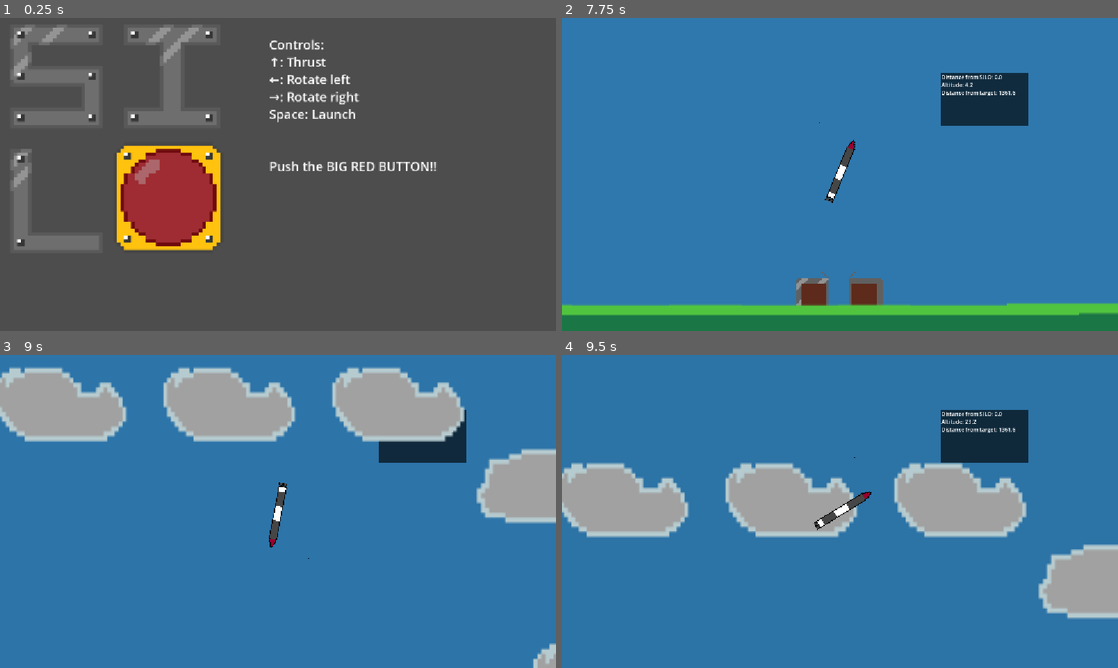
Above: before the commit, frames 1-4 (two rows, left to right).
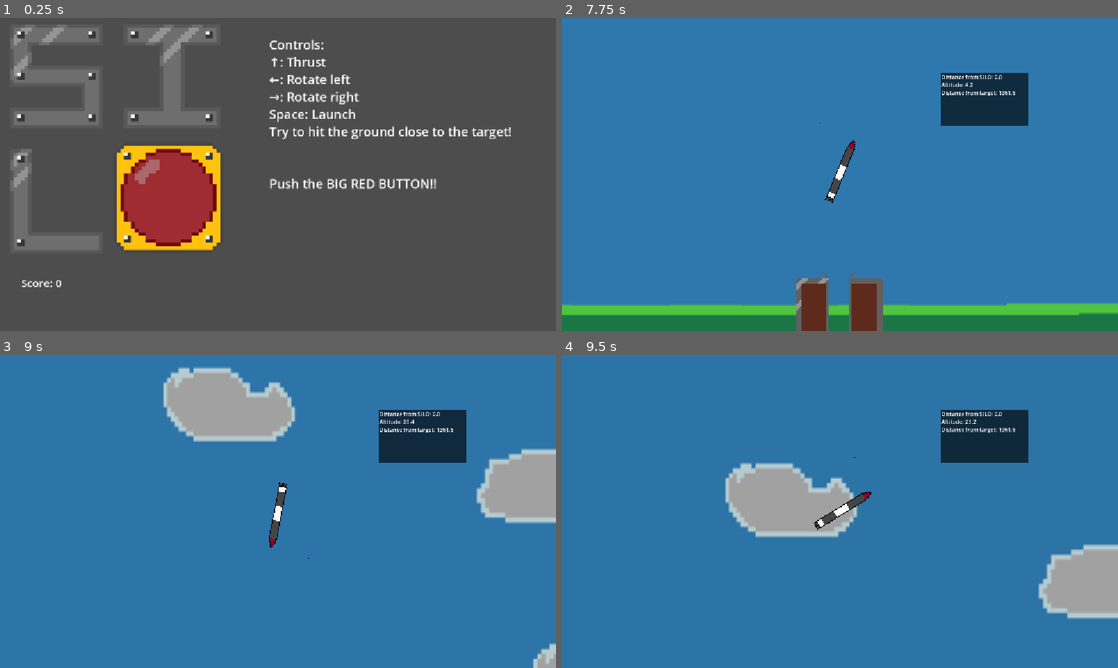
Above: after the commit, the same moments.

Repository: moocow-web/silogame
Game: Godot game, scene res://home.tscn
Two runs of this game, one before a commit and one after it. Both use one fixed random seed, a clock stepped at 60 frames per second and the inputs below.
Inputs (mouse positions are in pixels of both pictures, inside the frame that each line leads up to):
- Up to frame 1 (0.25 s): no input
- Up to frame 2 (7.75 s): tap Enter (ui_accept) at 0.5, 0.77, 1.25, 1.52, 2, 2.75, 3.02, 3.5, 3.77, 4.25, 4.52, 6.02, 6.77, 7.52 s; move the mouse to (962, 158) at 0.52 s; hold Right (ui_right) 0.53-1.28 s; tap Alt every 1.5 s from 0.6 to 6.6 s; click (962, 158) at 0.67 s; move the mouse to (728, 190) at 1.27 s; hold Down 1.28-2.03 s; tap Shift every 1.5 s from 1.35 to 7.35 s; move the mouse to (895, 105) at 2.02 s; hold Right (ui_right) 2.03-2.78 s; move the mouse to (812, 237) at 2.77 s; hold Up (ui_up) 2.78-3.53 s; click (812, 237) at 2.92 s; move the mouse to (1006, 221) at 3.52 s; hold Left (ui_left) 3.53-5.03 s; move the mouse to (673, 127) at 4.27 s; move the mouse to (867, 174) at 5.02 s; hold Down 5.03-5.78 s; click (867, 174) at 5.17 s; move the mouse to (756, 96) at 5.77 s; hold Right (ui_right) 5.78-6.53 s; move the mouse to (962, 158) at 6.52 s; hold Up (ui_up) 6.53-7.28 s; move the mouse to (728, 190) at 7.27 s; hold Right (ui_right) from 7.28 s (still down); click (728, 190) at 7.42 s
- Up to frame 3 (9 s): move the mouse to (422, 436) at 8.02 s; release Right (ui_right) at 8.03 s; hold Down 8.03-8.78 s; tap Alt at 8.1 s; click (422, 436) at 8.17 s; move the mouse to (250, 574) at 8.77 s; hold Left (ui_left) from 8.78 s (still down); tap Shift at 8.85 s
- Up to frame 4 (9.5 s): keep holding Left (ui_left); tap Enter (ui_accept) at 9.02 s

The runs differ from the first frame. In frame 1, 1.7% of the frame differs, in the area x 4-92%, y 34-86%; in frame 2, 1.0%; in frame 3, 8.9%; in frame 4, 9.0%, in the area x 0-84%, y 34-59%.

Commit message:
added scores!

Diff:
--- /dev/null
+++ b/auto.gd
@@ -0,0 +1,4 @@
+extends Node
+var score = 0
+func _process(delta: float) -> void:
+	pass
--- a/color_rect.gd
+++ b/color_rect.gd
@@ -11,3 +11,4 @@
 	position.x += -850
 	position.y += -530
 	color = Color(0.18, 0.47, 0.68, alt)
+	print(color)
--- a/gen.gd
+++ b/gen.gd
@@ -1,6 +1,8 @@
 extends Area2D
 const SLICE = preload("uid://bx3irw6xshatd")
 const SLICE_2 = preload("uid://bbjt22h0vibu3")
+const SLICE_3 = preload("uid://b2pb0fw4irloi")
+
 var c
 # Called when the node enters the scene tree for the first time.
 func _ready() -> void:
@@ -9,14 +11,19 @@
 
 # Called every frame. 'delta' is the elapsed time since the previous frame.
 func _process(delta: float) -> void:
-	c = randi_range(1, 4)
+	c = randi_range(1, 10)
 	if position.x < 20000000 && c == 1:
 		position.x += 500
 		var slice = SLICE.instantiate()
 		slice.position = position
 		add_sibling(slice)
-	if position.x < 20000000 && c > 1:
+	if position.x < 20000000 && c == 2:
 		position.x += 500
 		var slice = SLICE_2.instantiate()
 		slice.position = position
 		add_sibling(slice)
+	if position.x < 20000000 && c > 2:
+		position.x += 500
+		var slice = SLICE_3.instantiate()
+		slice.position = position
+		add_sibling(slice)
--- a/gui.gd
+++ b/gui.gd
@@ -1,7 +1,9 @@
 extends RichTextLabel
 @onready var missile: CharacterBody2D = $"../missile"
 @onready var target: Area2D = $"../target"
+var dis = 1
 func _process(delta: float) -> void:
 	position.x = missile.position.x + 300
 	position.y = missile.position.y - 300
+	dis = snapped((target.position.x - missile.position.x) / 100, 1)
 	text = str("Distance from SILO: ", snapped(missile.position.x / 100, .1), "\nAltitude: ", snapped(missile.position.y / -100, .1), "\nDistance from target: ", snapped((target.position.x - missile.position.x) / 100, .1))
--- a/home.tscn
+++ b/home.tscn
@@ -2,6 +2,7 @@
 
 [ext_resource type="Texture2D" uid="uid://cn0hbr0p4slwh" path="res://untitled@4x.png" id="1_tt30a"]
 [ext_resource type="Script" uid="uid://uusxfhw2epny" path="res://button.gd" id="2_1ey7h"]
+[ext_resource type="Script" uid="uid://bnst8u2077n4s" path="res://rich_text_label_2.gd" id="3_o1ld7"]
 
 [node name="Node2D" type="Node2D" unique_id=761572437]
 
@@ -29,6 +30,15 @@
 ←: Rotate left
 →: Rotate right
 Space: Launch
+Try to hit the ground close to the target!
 
 
 Push the BIG RED BUTTON!!"
+
+[node name="RichTextLabel2" type="RichTextLabel" parent="." unique_id=1651517918]
+offset_left = 44.0
+offset_top = 533.0
+offset_right = 833.0
+offset_bottom = 573.0
+theme_override_font_sizes/normal_font_size = 22
+script = ExtResource("3_o1ld7")
--- a/main.gd
+++ b/main.gd
@@ -1 +1,2 @@
 extends Node2D
+var score = 0
--- a/main.tscn
+++ b/main.tscn
@@ -32,6 +32,7 @@
 texture = ExtResource("4_4c57u")
 
 [node name="silo" type="Area2D" parent="." unique_id=1447983525]
+z_index = 3
 script = ExtResource("3_7mycd")
 
 [node name="Sprite2D" type="Sprite2D" parent="silo" unique_id=519306228]
@@ -54,7 +55,7 @@
 script = ExtResource("8_5vw27")
 
 [node name="ColorRect2" type="ColorRect" parent="." unique_id=1207796938]
-z_index = -5
+z_index = -7
 offset_left = -1102.0
 offset_top = -802.0
 offset_right = 1086.0
--- a/missile.gd
+++ b/missile.gd
@@ -11,8 +11,10 @@
 var thrust = 0
 var trun = 0
 var launched = 0
+var time = 0
 const trailScene1 = preload("uid://b50xxm4xpukdk")
 const trailScene2 = preload("uid://cf4ghvv1cma2v")
+@onready var gui: RichTextLabel = $"../gui"
 func _physics_process(delta: float) -> void:
 	# -------------------------------------------
 	# Gravity
@@ -58,8 +60,9 @@
 	# -------------------------------------------
 	# debug
 	# -------------------------------------------
-	print(velocity, trun)
+	print(time)
 	trun += 1
+	time += 1
 	move_and_slide()
 	# -------------------------------------------
 	# Checks
@@ -82,4 +85,8 @@
 		velocity.y = 1000
 	if position.y > 0 && launched == 1:
 		#Runs when dead
+		# -------------------------------------------
+		# Score Calculations
+		# -------------------------------------------
+		Auto.score = gui.dis + (.1 * gui.dis) - ((time / 100) + gui.dis)
 		get_tree().change_scene_to_file("res://home.tscn")
--- a/project.godot
+++ b/project.godot
@@ -14,6 +14,10 @@
 run/main_scene="uid://krklr66px2ib"
 config/features=PackedStringArray("4.7", "Mobile")
 config/icon="res://icon.svg"
+
+[autoload]
+
+Auto="*uid://bwlietfi5sv7j"
 
 [display]
 
--- /dev/null
+++ b/rich_text_label_2.gd
@@ -0,0 +1,11 @@
+extends RichTextLabel
+
+
+# Called when the node enters the scene tree for the first time.
+func _ready() -> void:
+	pass # Replace with function body.
+
+
+# Called every frame. 'delta' is the elapsed time since the previous frame.
+func _process(delta: float) -> void:
+	text = str("Score: ", Auto.score)
--- /dev/null
+++ b/slice3.tscn
@@ -0,0 +1,10 @@
+[gd_scene format=3 uid="uid://b2pb0fw4irloi"]
+
+[ext_resource type="Texture2D" uid="uid://w7vkafq0r4rg" path="res://untitled-pixel-art@2x.png" id="1_ltavn"]
+
+[node name="Node2D" type="Node2D" unique_id=2071494175]
+
+[node name="Sprite2D" type="Sprite2D" parent="." unique_id=271652375]
+position = Vector2(349.99994, -6862)
+scale = Vector2(5.5703125, 7.207541)
+texture = ExtResource("1_ltavn")
Not shown, added: auto.gd.uid
Not shown, added: rich_text_label_2.gd.uid
Binary file added: untitled-pixel-art@2x.png
Not shown, added: untitled-pixel-art@2x.png.import
